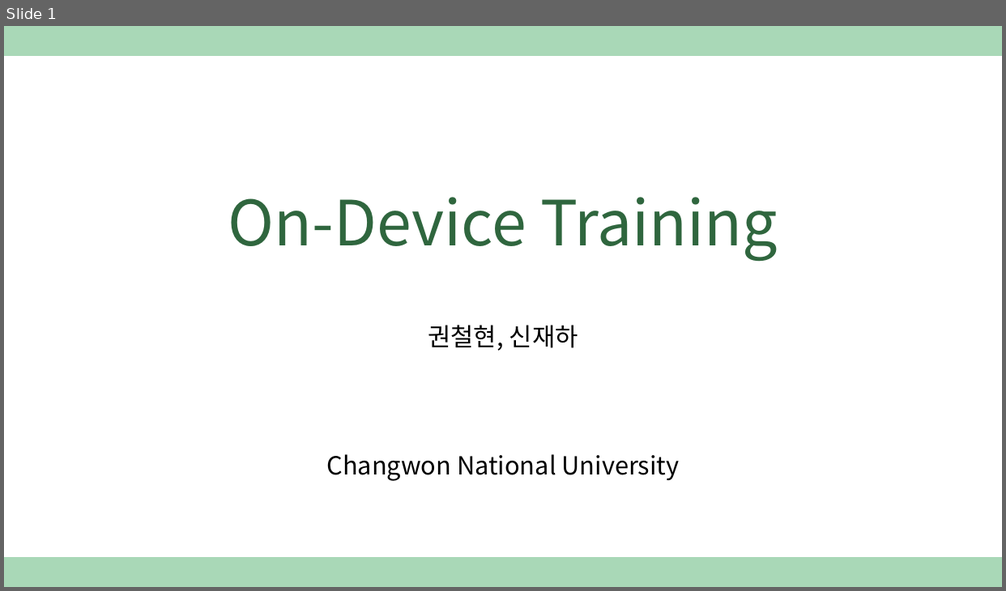
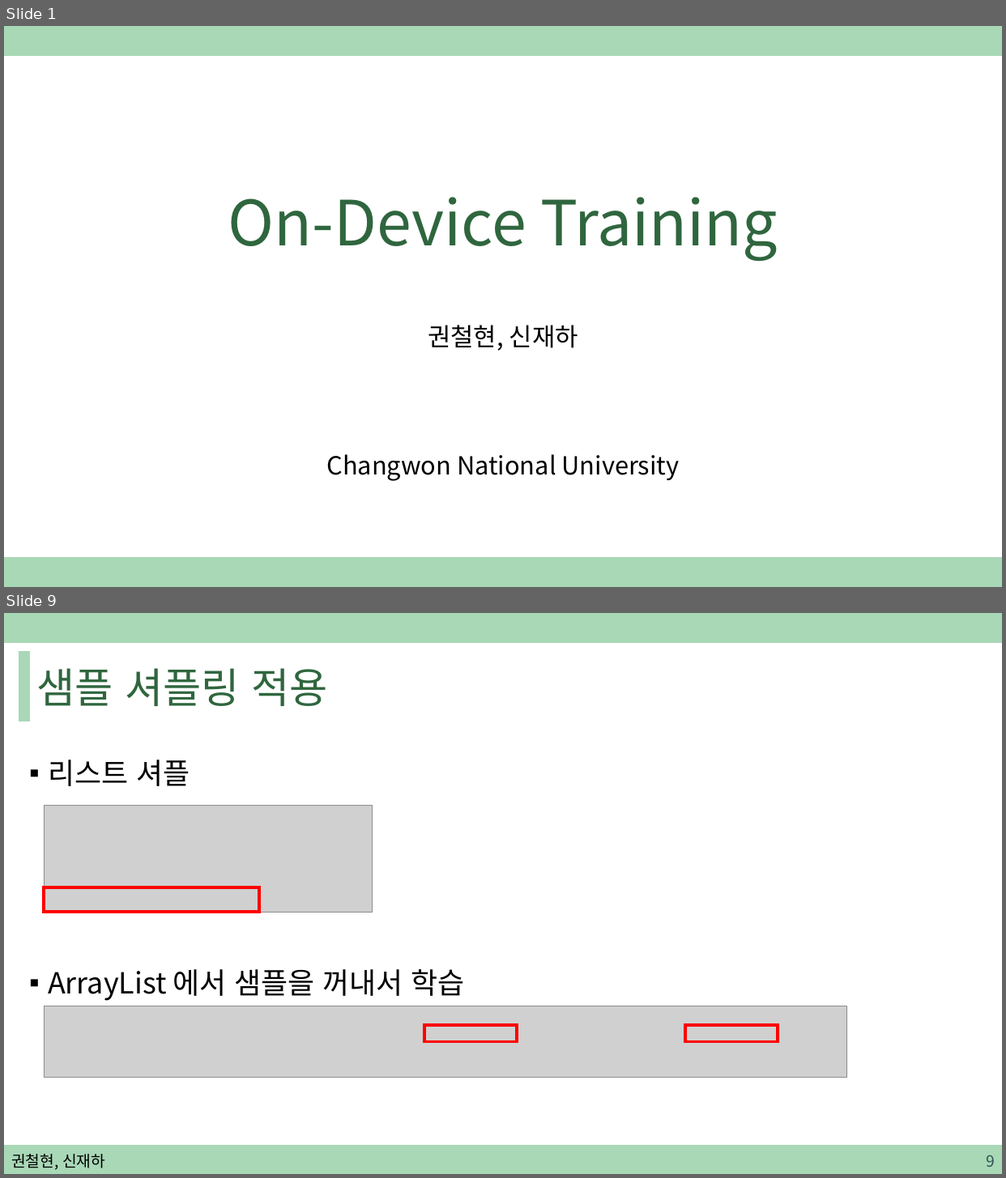
Before and after one commit to sjh4287/capston, a slide deck: 2022.02.18/권철현,신재하.pptx. Shown one above the other, each under a label of ours: slide 1 before the commit, slides 1 and 9 after it; the slides between them are not shown. The pictures are 1006x591 and 1006x1178 pixels, drawn with LibreOffice and Linux fonts; fonts in the diff are those of the drawing; grey boxes stand for pictures. Boxes give left, top, right and bottom in pixels: in the first picture for what was removed or moved away, otherwise in the second. Text is boxed around its words. In the diff, an @@ line names an element or a change of style, - is before the commit and + after.

```diff
--- a/2022.02.18/권철현,신재하.pptx
+++ b/2022.02.18/권철현,신재하.pptx
@@ slide 9 added at box(4, 613, 1002, 1174), background #FFFFFF; not listed: 1 template element that a slide beside it also shows @@
@@ rectangle added at box(19, 652, 29, 721), fill #A9D8B7, outline #A9D8B7 1 pt @@
@@ title added at box(37, 668, 327, 706), 40 pt, text #2F663E @@
+샘플 셔플링 적용
@@ text added at box(48, 760, 465, 1001), 28 pt, text #000000 @@
+▪ 리스트 셔플
+▪ ArrayList 에서 샘플을 꺼내서 학습
@@ picture added at box(44, 806, 373, 913) @@
@@ rectangle added at box(44, 888, 259, 913), outline #FF0000 3 pt @@
@@ picture added at box(44, 1007, 847, 1078) @@
@@ rectangle added at box(424, 1025, 517, 1043), outline #FF0000 3 pt @@
@@ rectangle added at box(685, 1025, 778, 1043), outline #FF0000 3 pt @@
@@ rectangle added at box(4, 1146, 1002, 1174), fill #A9D8B7, outline #A9D8B7 1 pt @@
@@ text added at box(11, 1154, 105, 1170), 15 pt, text #000000 @@
+권철현, 신재하
@@ page number added at box(986, 1156, 995, 1167), 15 pt, text #305250 @@
+9
```
Also in this commit, not shown: 35 slides changed, 7 other slides added.
